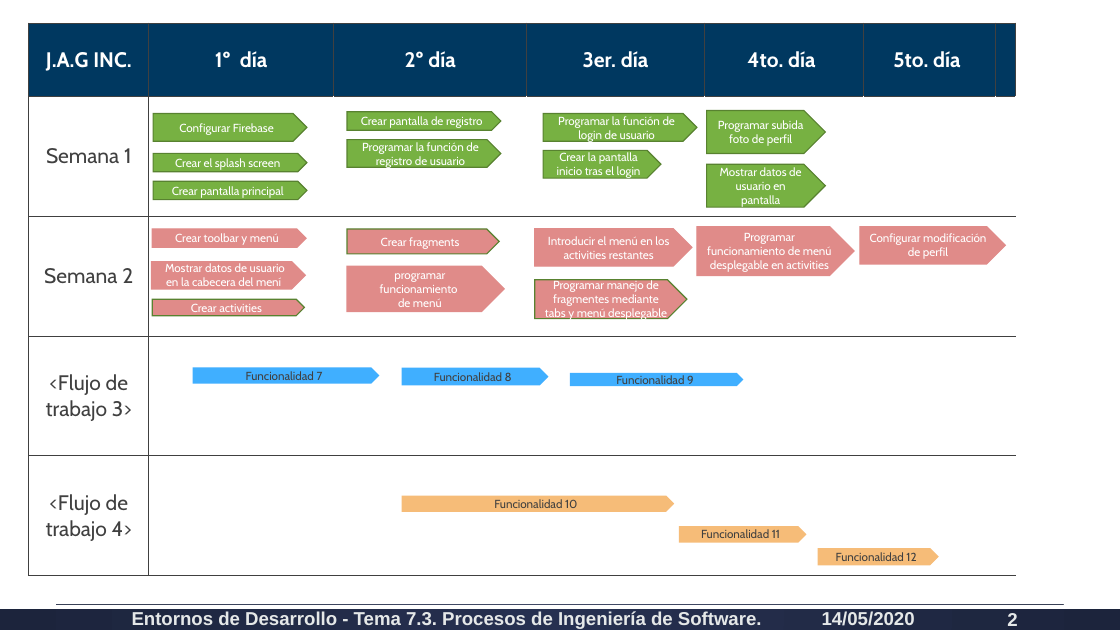
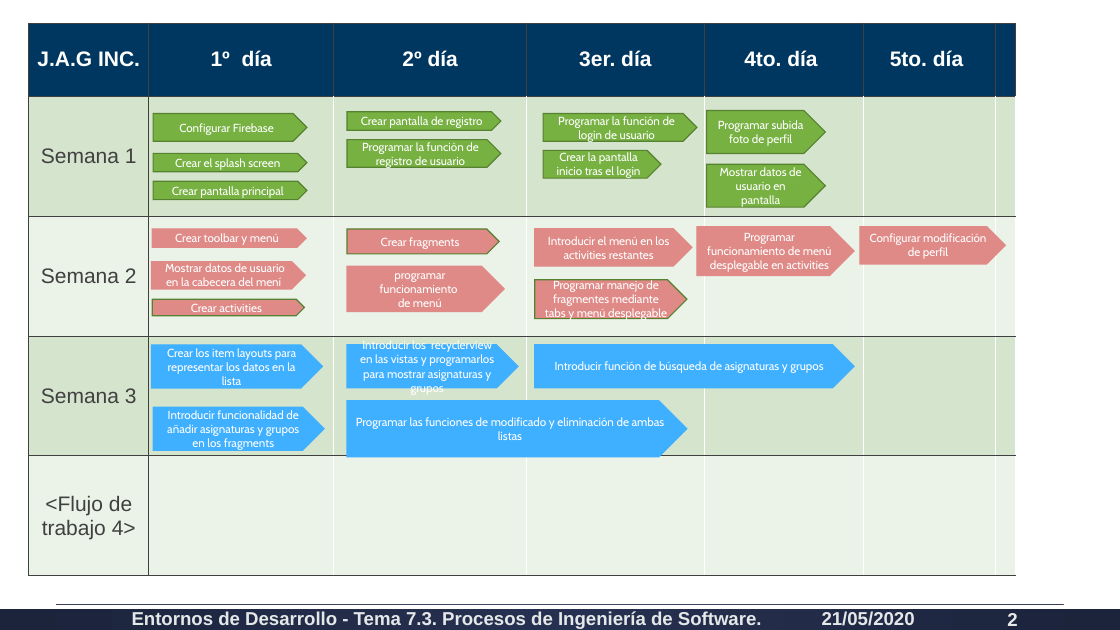
Before and after one commit to gef1412/FCT, a slide deck: slide 2 of Hoja de ruta del producto.pptx. Drawn at 1120x630 pixels with LibreOffice and Linux fonts; fonts in the diff are those of the drawing. Boxes give left, top, right and bottom in pixels: in the first picture for what was removed or moved away, otherwise in the second. Text is boxed around its words. In the diff, an @@ line names an element or a change of style, - is before the commit and + after.

Commit message:
tercera semana

```diff
--- a/Hoja de ruta del producto.pptx
+++ b/Hoja de ruta del producto.pptx
@@ table at [29,24,1015,543] @@
-row 4, column 1: <Flujo de trabajo 3>
+row 4, column 1: Semana 3
@@ fill #003860 to #003760 in row 1 @@
@@ fill none to #D5E4CD in 4 cells @@
@@ fill none to #EBF2E8 in 4 cells @@
@@ font Cabin to Arial @@
@@ outline #588331 1 pt to #568130 1 pt; proportions changed in 9 elements at [153,181,307,200], [153,154,307,172], [347,139,501,167], [153,113,307,141], [544,113,697,141], [544,150,661,178], [707,111,825,154], [347,112,501,130], [707,165,825,208] @@
@@ fill #E08B89 to #DF8A87; outline #E08B89 1 pt to #DF8A87 1 pt; proportions changed in 6 elements at [151,261,305,289], [347,266,504,312], [152,229,306,248], [535,229,692,266], [860,227,1006,264], [697,227,854,276] @@
@@ fill #E08B89 to #DF8A87; outline #588331 1 pt to #568130 1 pt; proportions changed in 3 elements at [152,299,304,316], [347,229,499,255], [535,280,687,318] @@
@@ pentagon arrow added at [151,345,322,388], fill #3FAFFF, outline #3FAFFF 1 pt, 10 pt, text #FFFFFF @@
+Crear los item layouts para representar los datos en la lista
@@ pentagon arrow added at [347,344,518,387], fill #3FAFFF, outline #3FAFFF 1 pt, 10 pt, text #FFFFFF @@
+Introducir los recyclerview en las vistas y programarlos para mostrar asignaturas y grupos
@@ pentagon arrow added at [535,344,854,387], fill #3FAFFF, outline #3FAFFF 1 pt, 10 pt, text #FFFFFF @@
+Introducir función de búsqueda de asignaturas y grupos
@@ pentagon arrow removed at [193,368,378,383] @@
-Funcionalidad 7
@@ pentagon arrow removed at [402,368,548,385] @@
-Funcionalidad 8
@@ pentagon arrow removed at [571,374,743,386] @@
-Funcionalidad 9
@@ pentagon arrow added at [153,408,323,450], fill #3FAFFF, outline #3FAFFF 1 pt, 10 pt, text #FFFFFF @@
+Introducir funcionalidad de añadir asignaturas y grupos en los fragments
@@ pentagon arrow added at [347,401,687,457], fill #3FAFFF, outline #3FAFFF 1 pt, 10 pt, text #FFFFFF @@
+Programar las funciones de modificado y eliminación de ambas listas
@@ pentagon arrow removed at [402,497,674,512] @@
-Funcionalidad 10
@@ pentagon arrow removed at [680,527,806,542] @@
-Funcionalidad 11
@@ pentagon arrow removed at [818,549,939,565] @@
-Funcionalidad 12
@@ rectangle at [0,605,1120,630]: fill gradient #263050 to #1D243C to gradient #263050 to #1C243C @@
@@ text at [822,611,915,626]: text changed @@
-14/05/2020
+21/05/2020
```
Also in this commit, not shown: 1 other slide changed, 36 other files.
